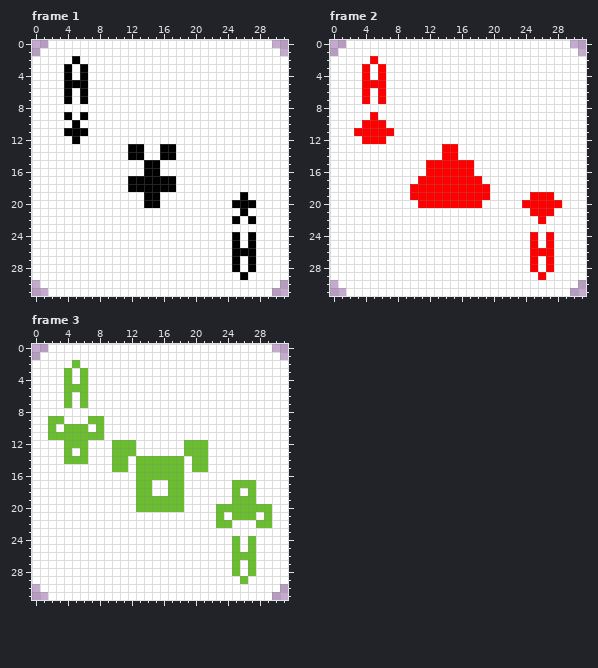
File history of a pixel-art file, cards/assets/textures/cards.ase. This is how it looked before the edit.
32x32 pixels, 3 frames. Shown: frame 1, frame 2, frame 3. The commit also changed other frames, which this record leaves out.
Now the later version:
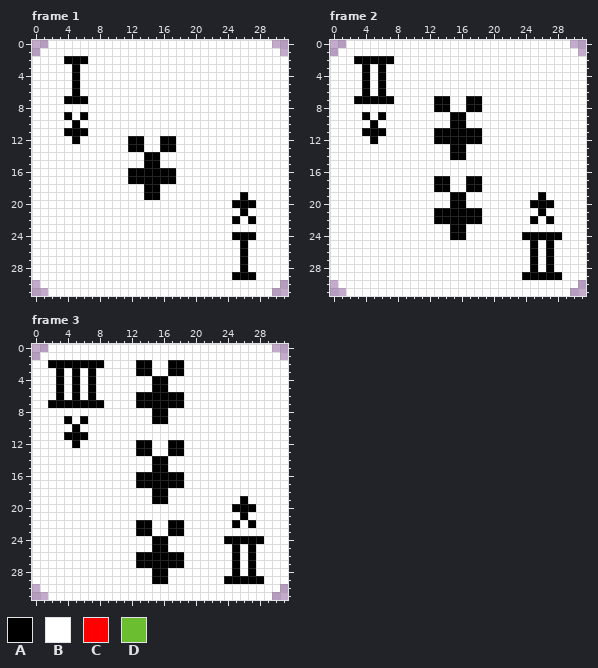
Palette (. is transparent): A #000000  B #ffffff  C #ff0000  D #6abe30
The commit says: lots of cards changes Former-commit-id: 114c1e9ecfca548e2ac73e32323a4dd7e9f8004c
Difference:
--- frame 1
@@ x 2..8 @@
  1 BBBBBBB
- 2 BBBABBB
- 3 BBABABB
- 4 BBABABB
- 5 BBAAABB
- 6 BBABABB
- 7 BBABABB
+ 2 BBAAABB
+ 3 BBBABBB
+ 4 BBBABBB
+ 5 BBBABBB
+ 6 BBBABBB
+ 7 BBAAABB
  8 BBBBBBB
@@ x 10..19 @@
 11 BBBBBBBBBB
-12 BBBBBBBBBB
+12 BBAABBAABB
 13 BBAABBAABB
-14 BBAABBAABB
+14 BBBBAABBBB
 15 BBBBAABBBB
-16 BBBBAABBBB
+16 BBAAAAAABB
 17 BBAAAAAABB
-18 BBAAAAAABB
+18 BBBBAABBBB
 19 BBBBAABBBB
-20 BBBBAABBBB
+20 BBBBBBBBBB
 21 BBBBBBBBBB
@@ x 23..29 @@
 23 BBBBBBB
-24 BBABABB
-25 BBABABB
-26 BBAAABB
-27 BBABABB
-28 BBABABB
-29 BBBABBB
+24 BBAAABB
+25 BBBABBB
+26 BBBABBB
+27 BBBABBB
+28 BBBABBB
+29 BBAAABB
 30 BBBBBBB
--- frame 2
@@ x 0..31 @@
  1 .BBBBBBBBBBBBBBBBBBBBBBBBBBBBBB.
- 2 BBBBBCBBBBBBBBBBBBBBBBBBBBBBBBBB
- 3 BBBBCBCBBBBBBBBBBBBBBBBBBBBBBBBB
- 4 BBBBCBCBBBBBBBBBBBBBBBBBBBBBBBBB
- 5 BBBBCCCBBBBBBBBBBBBBBBBBBBBBBBBB
- 6 BBBBCBCBBBBBBBBBBBBBBBBBBBBBBBBB
- 7 BBBBCBCBBBBBBBBBBBBBBBBBBBBBBBBB
- 8 BBBBBBBBBBBBBBBBBBBBBBBBBBBBBBBB
- 9 BBBBBCBBBBBBBBBBBBBBBBBBBBBBBBBB
-10 BBBBCCCBBBBBBBBBBBBBBBBBBBBBBBBB
-11 BBBCCCCCBBBBBBBBBBBBBBBBBBBBBBBB
-12 BBBBCCCBBBBBBBBBBBBBBBBBBBBBBBBB
-13 BBBBBBBBBBBBBBCCBBBBBBBBBBBBBBBB
-14 BBBBBBBBBBBBBBCCBBBBBBBBBBBBBBBB
-15 BBBBBBBBBBBBCCCCCCBBBBBBBBBBBBBB
-16 BBBBBBBBBBBBCCCCCCBBBBBBBBBBBBBB
-17 BBBBBBBBBBBCCCCCCCCBBBBBBBBBBBBB
-18 BBBBBBBBBBCCCCCCCCCCBBBBBBBBBBBB
-19 BBBBBBBBBBCCCCCCCCCCBBBBBCCCBBBB
-20 BBBBBBBBBBBCCCCCCCCBBBBBCCCCCBBB
-21 BBBBBBBBBBBBBBBBBBBBBBBBBCCCBBBB
-22 BBBBBBBBBBBBBBBBBBBBBBBBBBCBBBBB
-23 BBBBBBBBBBBBBBBBBBBBBBBBBBBBBBBB
-24 BBBBBBBBBBBBBBBBBBBBBBBBBCBCBBBB
-25 BBBBBBBBBBBBBBBBBBBBBBBBBCBCBBBB
-26 BBBBBBBBBBBBBBBBBBBBBBBBBCCCBBBB
-27 BBBBBBBBBBBBBBBBBBBBBBBBBCBCBBBB
-28 BBBBBBBBBBBBBBBBBBBBBBBBBCBCBBBB
-29 BBBBBBBBBBBBBBBBBBBBBBBBBBCBBBBB
+ 2 BBBAAAAABBBBBBBBBBBBBBBBBBBBBBBB
+ 3 BBBBABABBBBBBBBBBBBBBBBBBBBBBBBB
+ 4 BBBBABABBBBBBBBBBBBBBBBBBBBBBBBB
+ 5 BBBBABABBBBBBBBBBBBBBBBBBBBBBBBB
+ 6 BBBBABABBBBBBBBBBBBBBBBBBBBBBBBB
+ 7 BBBAAAAABBBBBAABBAABBBBBBBBBBBBB
+ 8 BBBBBBBBBBBBBAABBAABBBBBBBBBBBBB
+ 9 BBBBABABBBBBBBBAABBBBBBBBBBBBBBB
+10 BBBBBABBBBBBBBBAABBBBBBBBBBBBBBB
+11 BBBBAAABBBBBBAAAAAABBBBBBBBBBBBB
+12 BBBBBABBBBBBBAAAAAABBBBBBBBBBBBB
+13 BBBBBBBBBBBBBBBAABBBBBBBBBBBBBBB
+14 BBBBBBBBBBBBBBBAABBBBBBBBBBBBBBB
+15 BBBBBBBBBBBBBBBBBBBBBBBBBBBBBBBB
+16 BBBBBBBBBBBBBBBBBBBBBBBBBBBBBBBB
+17 BBBBBBBBBBBBBAABBAABBBBBBBBBBBBB
+18 BBBBBBBBBBBBBAABBAABBBBBBBBBBBBB
+19 BBBBBBBBBBBBBBBAABBBBBBBBBABBBBB
+20 BBBBBBBBBBBBBBBAABBBBBBBBAAABBBB
+21 BBBBBBBBBBBBBAAAAAABBBBBBBABBBBB
+22 BBBBBBBBBBBBBAAAAAABBBBBBABABBBB
+23 BBBBBBBBBBBBBBBAABBBBBBBBBBBBBBB
+24 BBBBBBBBBBBBBBBAABBBBBBBAAAAABBB
+25 BBBBBBBBBBBBBBBBBBBBBBBBBABABBBB
+26 BBBBBBBBBBBBBBBBBBBBBBBBBABABBBB
+27 BBBBBBBBBBBBBBBBBBBBBBBBBABABBBB
+28 BBBBBBBBBBBBBBBBBBBBBBBBBABABBBB
+29 BBBBBBBBBBBBBBBBBBBBBBBBAAAAABBB
 30 .BBBBBBBBBBBBBBBBBBBBBBBBBBBBBB.
--- frame 3
@@ x 0..31 @@
  1 .BBBBBBBBBBBBBBBBBBBBBBBBBBBBBB.
- 2 BBBBBDBBBBBBBBBBBBBBBBBBBBBBBBBB
- 3 BBBBDBDBBBBBBBBBBBBBBBBBBBBBBBBB
- 4 BBBBDBDBBBBBBBBBBBBBBBBBBBBBBBBB
- 5 BBBBDDDBBBBBBBBBBBBBBBBBBBBBBBBB
- 6 BBBBDBDBBBBBBBBBBBBBBBBBBBBBBBBB
- 7 BBBBDBDBBBBBBBBBBBBBBBBBBBBBBBBB
- 8 BBBBBBBBBBBBBBBBBBBBBBBBBBBBBBBB
- 9 BBDDBBBDDBBBBBBBBBBBBBBBBBBBBBBB
-10 BBDBDDDBDBBBBBBBBBBBBBBBBBBBBBBB
-11 BBDDDDDDDBBBBBBBBBBBBBBBBBBBBBBB
-12 BBBBDDDBBBDDDBBBBBBDDDBBBBBBBBBB
-13 BBBBDBDBBBDDDBBBBBBDDDBBBBBBBBBB
-14 BBBBDDDBBBDDBDDDDDDBDDBBBBBBBBBB
-15 BBBBBBBBBBDDBDDDDDDBDDBBBBBBBBBB
-16 BBBBBBBBBBBBBDDDDDDBBBBBBBBBBBBB
-17 BBBBBBBBBBBBBDDBBDDBBBBBBDDDBBBB
-18 BBBBBBBBBBBBBDDBBDDBBBBBBDBDBBBB
-19 BBBBBBBBBBBBBDDDDDDBBBBBBDDDBBBB
-20 BBBBBBBBBBBBBDDDDDDBBBBDDDDDDDBB
-21 BBBBBBBBBBBBBBBBBBBBBBBDBDDDBDBB
-22 BBBBBBBBBBBBBBBBBBBBBBBDDBBBDDBB
-23 BBBBBBBBBBBBBBBBBBBBBBBBBBBBBBBB
-24 BBBBBBBBBBBBBBBBBBBBBBBBBDBDBBBB
-25 BBBBBBBBBBBBBBBBBBBBBBBBBDBDBBBB
-26 BBBBBBBBBBBBBBBBBBBBBBBBBDDDBBBB
-27 BBBBBBBBBBBBBBBBBBBBBBBBBDBDBBBB
-28 BBBBBBBBBBBBBBBBBBBBBBBBBDBDBBBB
-29 BBBBBBBBBBBBBBBBBBBBBBBBBBDBBBBB
+ 2 BBAAAAAAABBBBAABBAABBBBBBBBBBBBB
+ 3 BBBABABABBBBBAABBAABBBBBBBBBBBBB
+ 4 BBBABABABBBBBBBAABBBBBBBBBBBBBBB
+ 5 BBBABABABBBBBBBAABBBBBBBBBBBBBBB
+ 6 BBBABABABBBBBAAAAAABBBBBBBBBBBBB
+ 7 BBAAAAAAABBBBAAAAAABBBBBBBBBBBBB
+ 8 BBBBBBBBBBBBBBBAABBBBBBBBBBBBBBB
+ 9 BBBBABABBBBBBBBAABBBBBBBBBBBBBBB
+10 BBBBBABBBBBBBBBBBBBBBBBBBBBBBBBB
+11 BBBBAAABBBBBBBBBBBBBBBBBBBBBBBBB
+12 BBBBBABBBBBBBAABBAABBBBBBBBBBBBB
+13 BBBBBBBBBBBBBAABBAABBBBBBBBBBBBB
+14 BBBBBBBBBBBBBBBAABBBBBBBBBBBBBBB
+15 BBBBBBBBBBBBBBBAABBBBBBBBBBBBBBB
+16 BBBBBBBBBBBBBAAAAAABBBBBBBBBBBBB
+17 BBBBBBBBBBBBBAAAAAABBBBBBBBBBBBB
+18 BBBBBBBBBBBBBBBAABBBBBBBBBBBBBBB
+19 BBBBBBBBBBBBBBBAABBBBBBBBBABBBBB
+20 BBBBBBBBBBBBBBBBBBBBBBBBBAAABBBB
+21 BBBBBBBBBBBBBBBBBBBBBBBBBBABBBBB
+22 BBBBBBBBBBBBBAABBAABBBBBBABABBBB
+23 BBBBBBBBBBBBBAABBAABBBBBBBBBBBBB
+24 BBBBBBBBBBBBBBBAABBBBBBBAAAAABBB
+25 BBBBBBBBBBBBBBBAABBBBBBBBABABBBB
+26 BBBBBBBBBBBBBAAAAAABBBBBBABABBBB
+27 BBBBBBBBBBBBBAAAAAABBBBBBABABBBB
+28 BBBBBBBBBBBBBBBAABBBBBBBBABABBBB
+29 BBBBBBBBBBBBBBBAABBBBBBBAAAAABBB
 30 .BBBBBBBBBBBBBBBBBBBBBBBBBBBBBB.
Changed places in both pictures, as pixel boxes (x1, y1, x2, y2):
changed: (64, 56, 88, 104)
changed: (128, 136, 176, 208)
changed: (232, 232, 256, 280)
changed: (354, 56, 490, 240)
changed: (522, 192, 562, 280)
changed: (48, 360, 272, 584)
